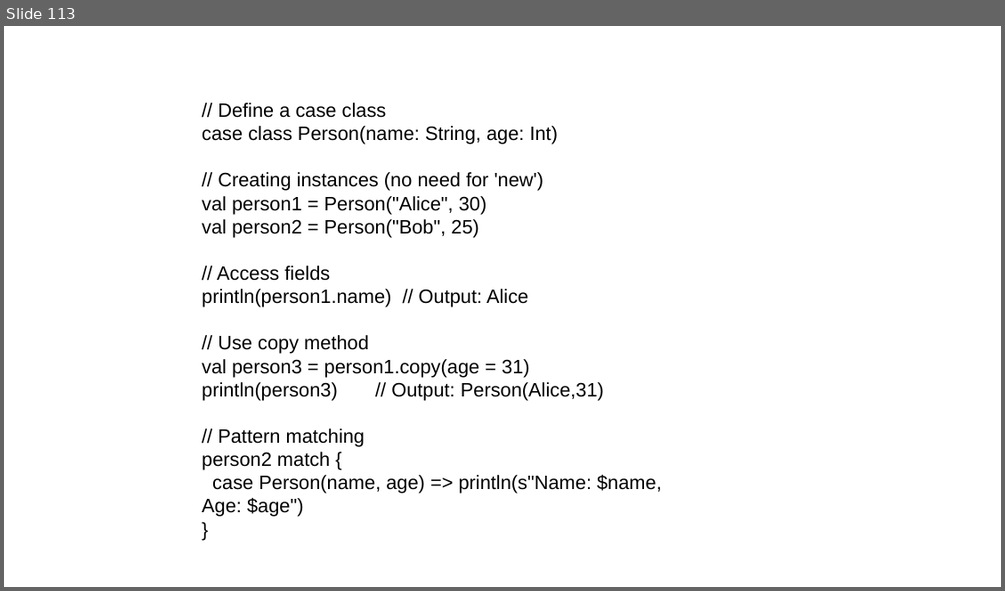
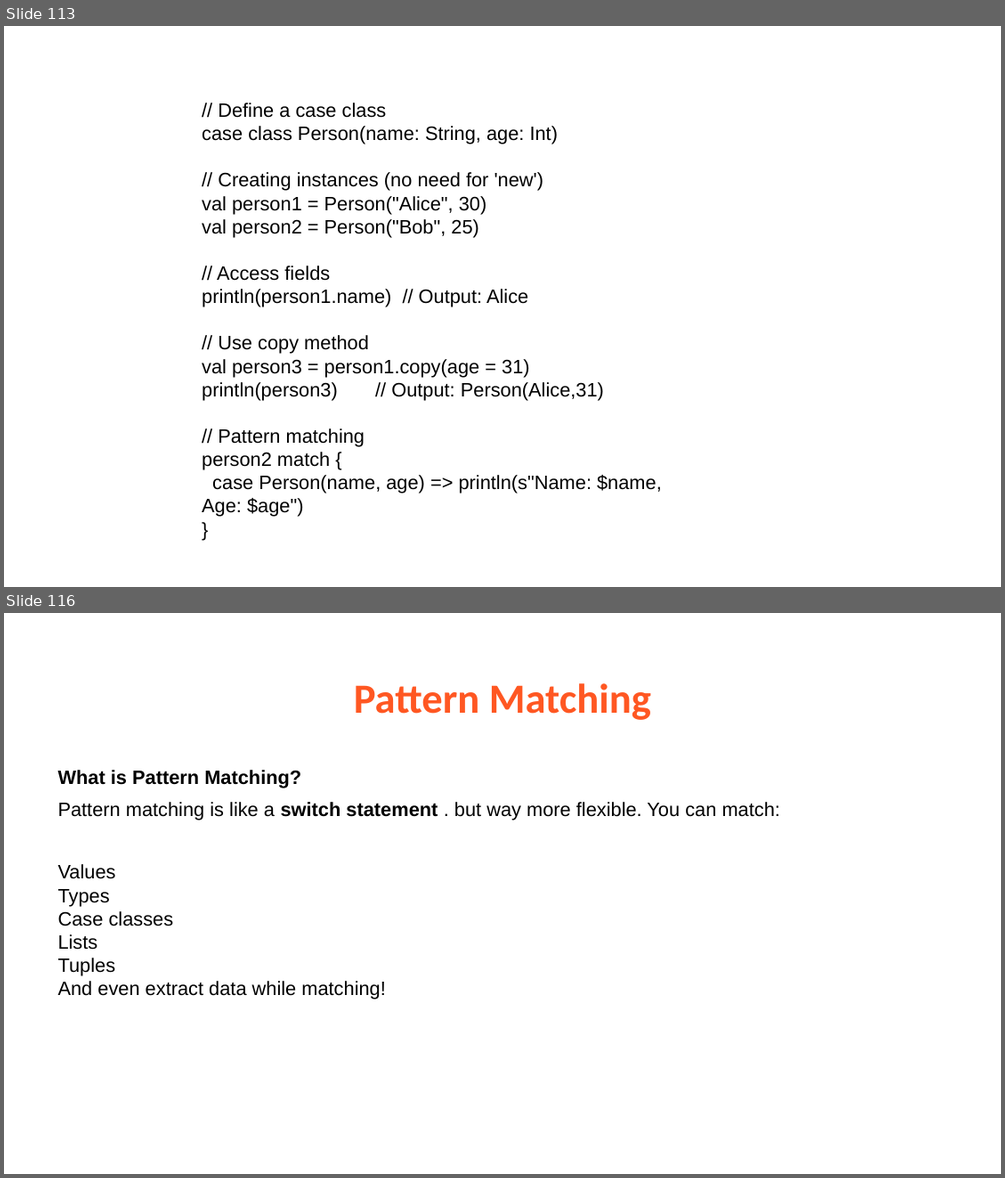
Before and after one commit to babjeereddy/scala, a slide deck: Scala.pptx. Shown one above the other, each under a label of ours: slide 113 before the commit, slides 113 and 116 after it; the slides between them are not shown. The pictures are 1005x591 and 1005x1178 pixels, drawn with LibreOffice and Linux fonts; fonts in the diff are those of the drawing. Boxes give left, top, right and bottom in pixels: in the first picture for what was removed or moved away, otherwise in the second. Text is boxed around its words. In the diff, an @@ line names an element or a change of style, - is before the commit and + after.

```diff
--- a/Scala.pptx
+++ b/Scala.pptx
@@ slide 116 added at [4,613,1001,1174], background #FFFFFF @@
@@ title added at [354,683,651,720], 30 pt, text #FF5722, bold @@
+Pattern Matching
@@ text added at [58,770,780,999], 14 pt, text #000000 @@
+What is Pattern Matching?
+Pattern matching is like a switch statement . but way more flexible. You can match:
+Values
+Types
+Case classes
+Lists
+Tuples
+And even extract data while matching!
```
Also in this commit, not shown: 2 other slides added.
